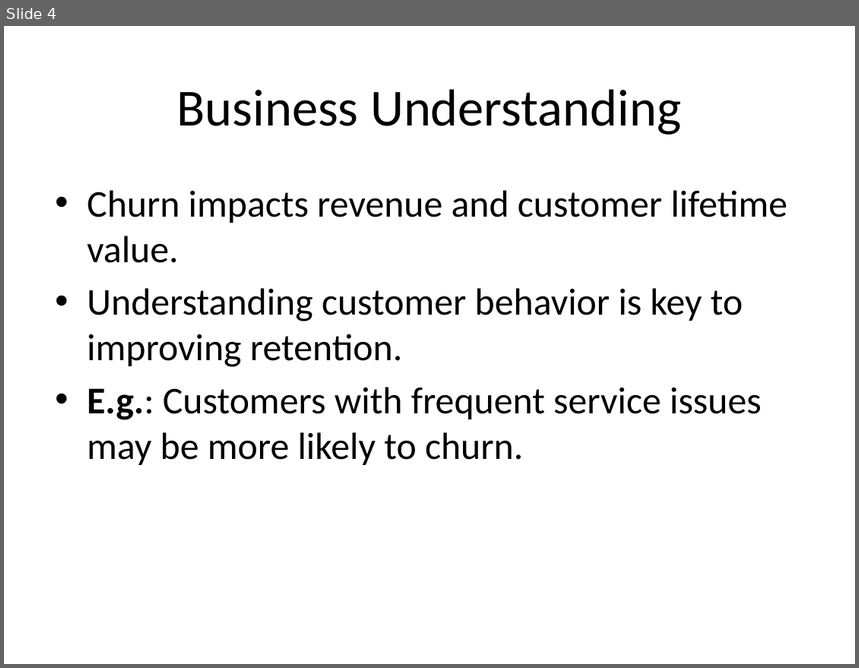
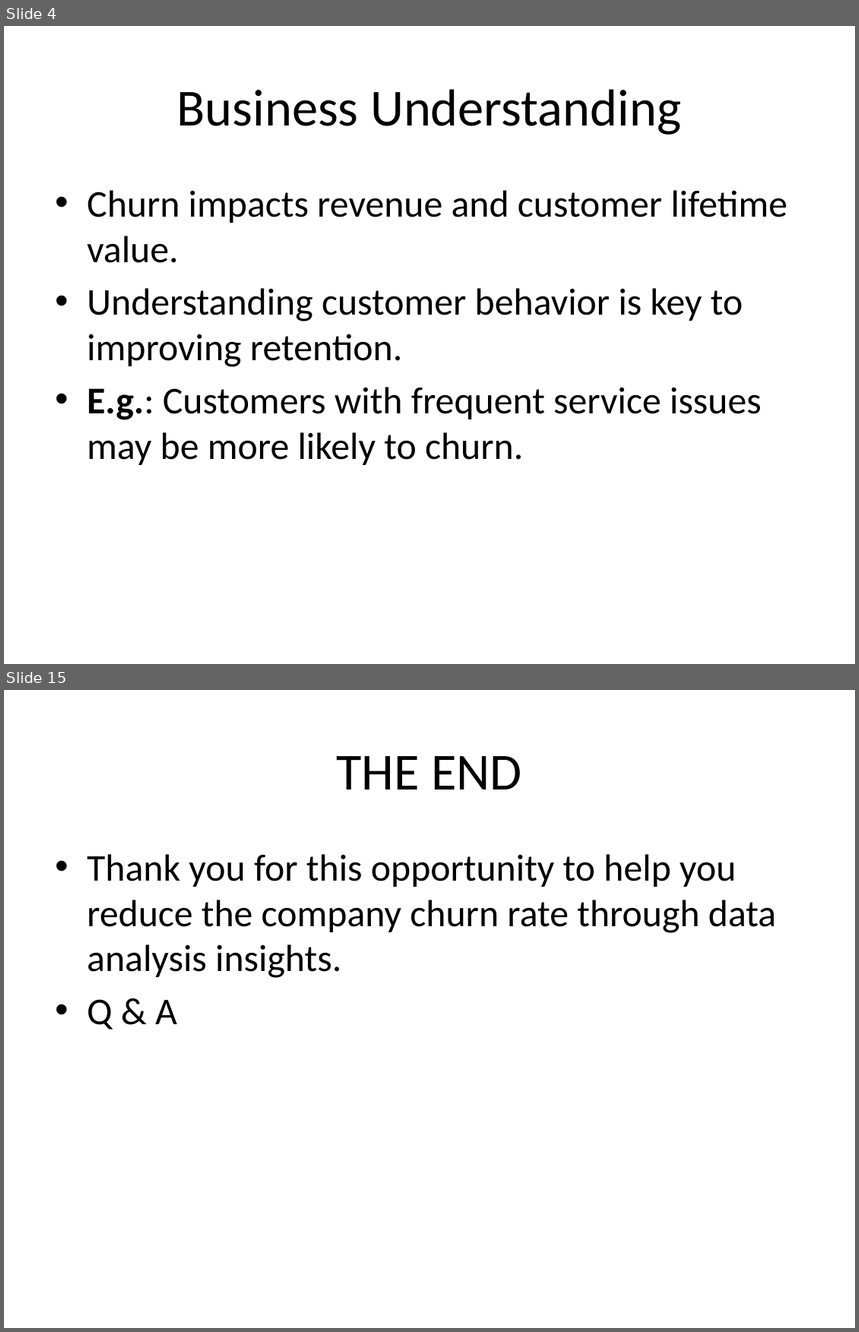
Before and after one commit to wawerukahuthu/PHASE-3-PROJECT, a slide deck: Predicting Customer Churn for SyriaTel.pptx. Shown one above the other, each under a label of ours: slide 4 before the commit, slides 4 and 15 after it; the slides between them are not shown. The pictures are 859x668 and 859x1332 pixels, drawn with LibreOffice and Linux fonts; fonts in the diff are those of the drawing. Boxes give left, top, right and bottom in pixels: in the first picture for what was removed or moved away, otherwise in the second. Text is boxed around its words. In the diff, an @@ line names an element or a change of style, - is before the commit and + after.

```diff
--- a/Predicting Customer Churn for SyriaTel.pptx
+++ b/Predicting Customer Churn for SyriaTel.pptx
@@ slide 15 added at [4,690,855,1328], background #FFFFFF @@
@@ title added at [337,756,522,790], 44 pt, text #000000 @@
+THE END
@@ text added at [87,854,776,1030], 32 pt, text #000000 @@
+• Thank you for this opportunity to help you reduce the company churn rate through data analysis insights.
+• Q & A
```
Also in this commit, not shown: 10 other slides added, 1 slide removed, 2 other files.
